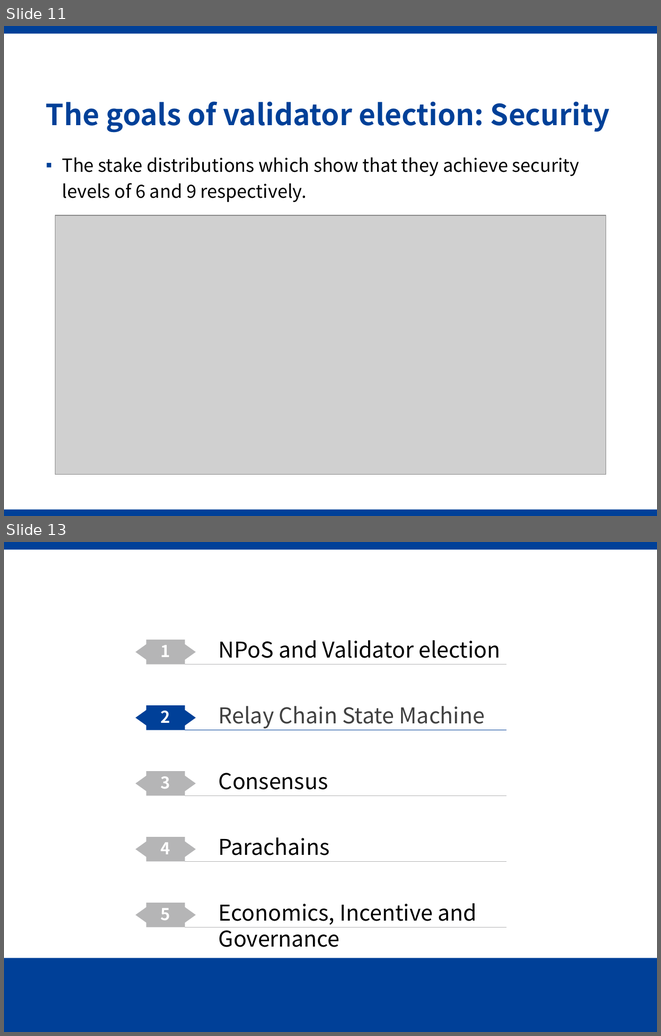
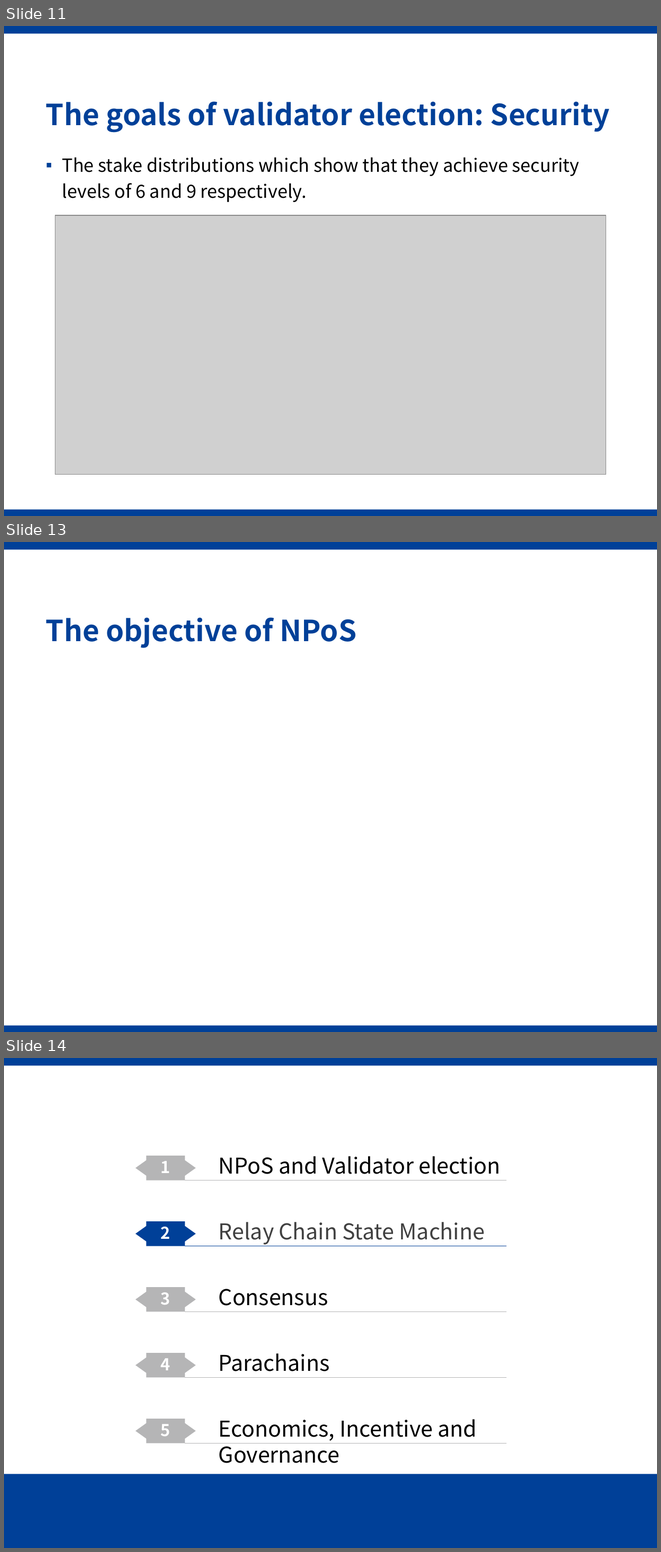
Before and after one commit to Voidkai/Polkadot, a slide deck: PPT/Polkadot-PPT.pptx. Shown one above the other, each under a label of ours: slides 11 and 13 before the commit, slides 11, 13 and 14 after it; the slides between them are not shown. The pictures are 661x1036 and 661x1552 pixels, drawn with LibreOffice and Linux fonts; fonts in the diff are those of the drawing; grey boxes stand for pictures; background and template pictures are left out. Boxes give left, top, right and bottom in pixels: in the first picture for what was removed or moved away, otherwise in the second. Text is boxed around its words. In the diff, an @@ line names an element or a change of style, - is before the commit and + after.

```diff
--- a/PPT/Polkadot-PPT.pptx
+++ b/PPT/Polkadot-PPT.pptx
@@ slide 13 added at [4,542,657,1032], background #FFFFFF; not listed: 2 template elements that a slide beside it also shows @@
@@ title added at [46,617,357,648], 32 pt, text #004098, bold @@
+The objective of NPoS
@@ what was slide 13 is now slide 14 @@
```
Also in this commit, not shown: 2 slides changed.
